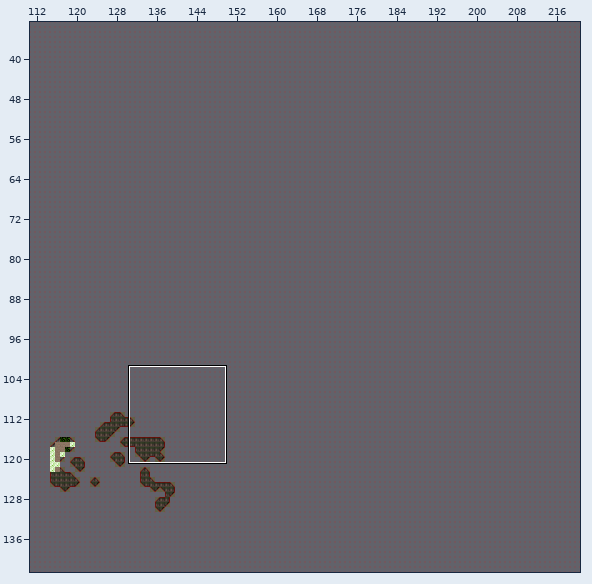
Level history. Tiled map: Assets/Data/Tiled/map_world.tmx. The first picture is a wide view before the edit; the outline marks the close-up.
Close-up. Earlier state:
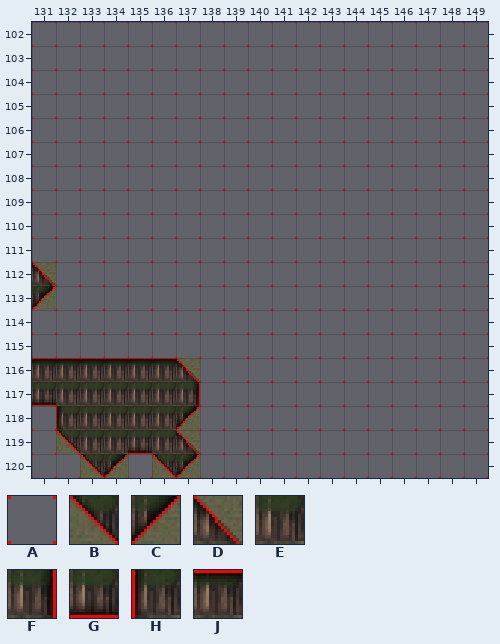
Cells are 16x16 px. Shown: x 131..149, y 102..120. The commit also changed other parts of the map, which this record leaves out.
Key: from "tileset": A 0, B 1, C 2, D 4, E 5, F 6, G 7, H 8, J 9.
_ is an empty cell.
Layer "Tile Layer 1" before, first column x 131:
102 AAAAAAAAAAAAAAAAAAA
103 AAAAAAAAAAAAAAAAAAA
104 AAAAAAAAAAAAAAAAAAA
105 AAAAAAAAAAAAAAAAAAA
106 AAAAAAAAAAAAAAAAAAA
107 AAAAAAAAAAAAAAAAAAA
108 AAAAAAAAAAAAAAAAAAA
109 AAAAAAAAAAAAAAAAAAA
110 AAAAAAAAAAAAAAAAAAA
111 AAAAAAAAAAAAAAAAAAA
112 DAAAAAAAAAAAAAAAAAA
113 CAAAAAAAAAAAAAAAAAA
114 AAAAAAAAAAAAAAAAAAA
115 AAAAAAAAAAAAAAAAAAA
116 JJJJJJDAAAAAAAAAAAA
117 GEEEEEFAAAAAAAAAAAA
118 AHEEEECAAAAAAAAAAAA
119 ABEEGEDAAAAAAAAAAAA
120 AABCABCAAAAAAAAAAAA
The same view after the edit:
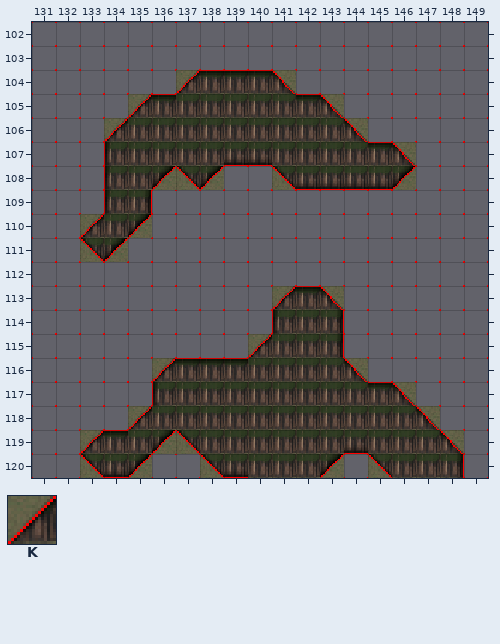
Further tiles: from "tileset": K 3.
What changed:
Changed rows in their new state; . is an unchanged cell.
Layer "Tile Layer 1":
first column x 131:
104 ......KJJJD.......
105 ....KJEEEEEJD.....
106 ...KEEEEEEEEED....
107 ...HEEEEGGEEEEJD..
108 ...HECBC..BGGGGC..
109 ...HF.............
110 ..KEC.............
111 ..BC..............
112 A.................
113 A.........KJD.....
114 ..........HEF.....
115 .........KEEF.....
116 AAAAAKJJJEEEED....
117 AAAAAHEEEEEEEEJD..
118 .AAAK.EEEEEEEEEED.
119 .AKJECBEEEEEEGEEED
120 ...GCAABGEEEC.BEEF
